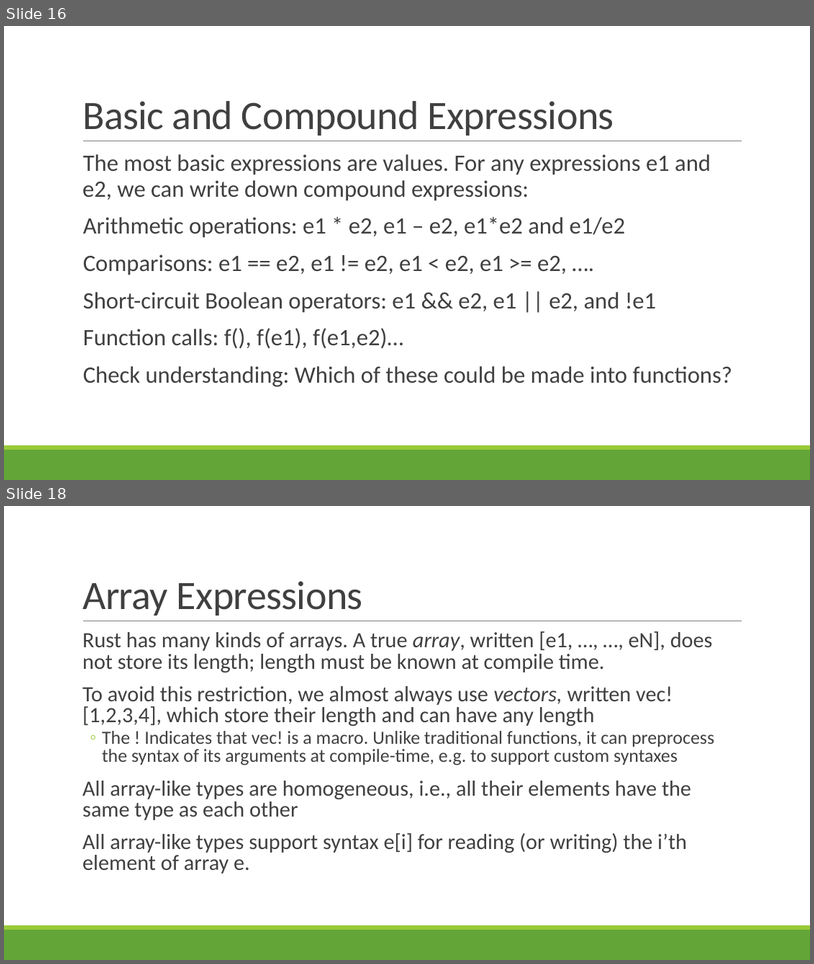
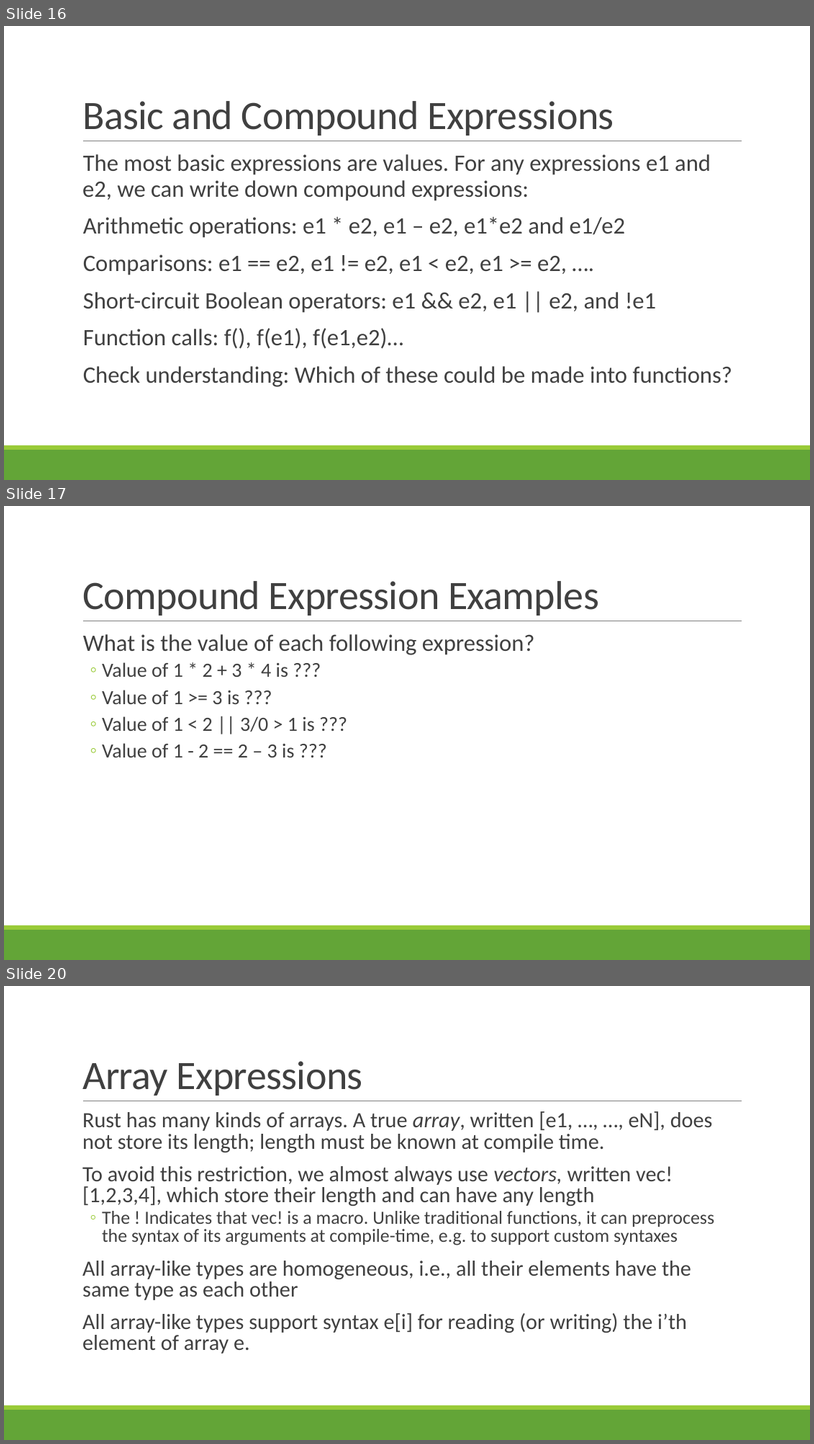
Before and after one commit to rbohrer/pl-course, a slide deck: LectureSlides/02Rust.pptx. Shown one above the other, each under a label of ours: slides 16 and 18 before the commit, slides 16, 17 and 20 after it; the slides between them are not shown. The pictures are 814x964 and 814x1444 pixels, drawn with LibreOffice and Linux fonts; fonts in the diff are those of the drawing. Boxes give left, top, right and bottom in pixels: in the first picture for what was removed or moved away, otherwise in the second. Text is boxed around its words. In the diff, an @@ line names an element or a change of style, - is before the commit and + after.

Commit message:
Added a bit of examples to lecture 2

```diff
--- a/LectureSlides/02Rust.pptx
+++ b/LectureSlides/02Rust.pptx
@@ slide 17 added at <box>4,506,810,960</box>, background #FFFFFF; not listed: 3 template elements that a slide beside it also shows @@
@@ title added at <box>82,581,599,615</box>, 48 pt, text #404040 @@
+Compound Expression Examples
@@ text added at <box>83,634,535,757</box>, 24 pt, text #404040 @@
+  What is the value of each following expression?
+  ◦ Value of 1 * 2 + 3 * 4 is ???
+  ◦ Value of 1 >= 3 is ???
+  ◦ Value of 1 < 2 || 3/0 > 1 is ???
+  ◦ Value of 1 - 2 == 2 – 3 is ???
@@ what was slide 18 is now slide 20 @@
```
Also in this commit, not shown: 3 slides changed, 4 other slides added.
